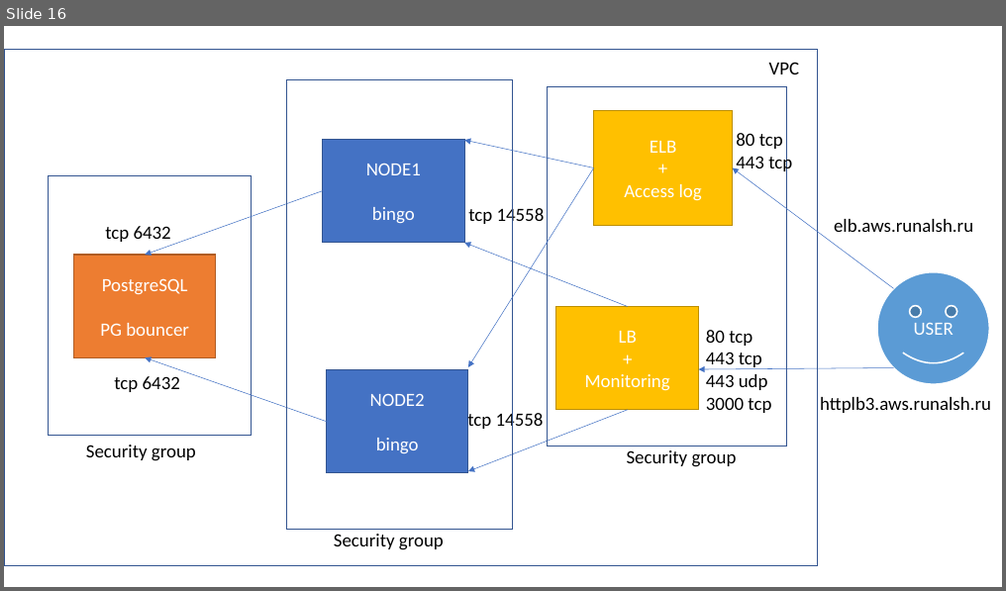
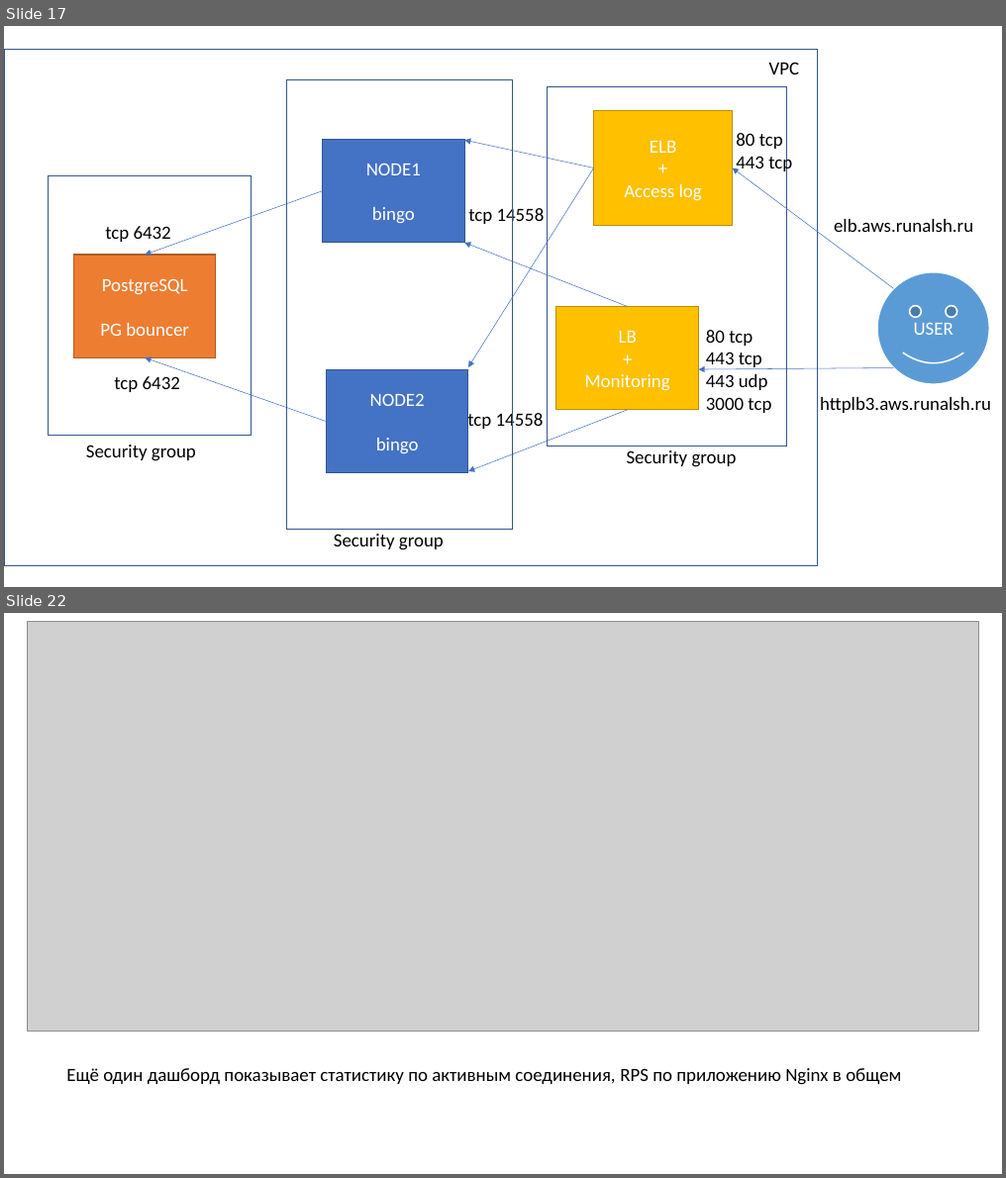
Before and after one commit to runalsh/yandex-young-devops-training, a slide deck: presentation.pptx. Shown one above the other, each under a label of ours: slide 16 before the commit, slides 17 and 22 after it; the slides between them are not shown. The pictures are 1006x591 and 1006x1178 pixels, drawn with LibreOffice and Linux fonts; fonts in the diff are those of the drawing; grey boxes stand for pictures. Boxes give left, top, right and bottom in pixels: in the first picture for what was removed or moved away, otherwise in the second. Text is boxed around its words. In the diff, an @@ line names an element or a change of style, - is before the commit and + after.

```diff
--- a/presentation.pptx
+++ b/presentation.pptx
@@ slide 22 added at [4,613,1002,1174], background #FFFFFF @@
@@ picture added at [27,621,979,1032] @@
@@ text added at [66,1068,901,1085], 18 pt, text #000000 @@
+Ещё один дашборд показывает статистику по активным соединения, RPS по приложению Nginx в общем
@@ what was slide 16 is now slide 17 @@
```
Also in this commit, not shown: 1 slide changed, 7 other slides added, 4 slides removed, 19 other files.
